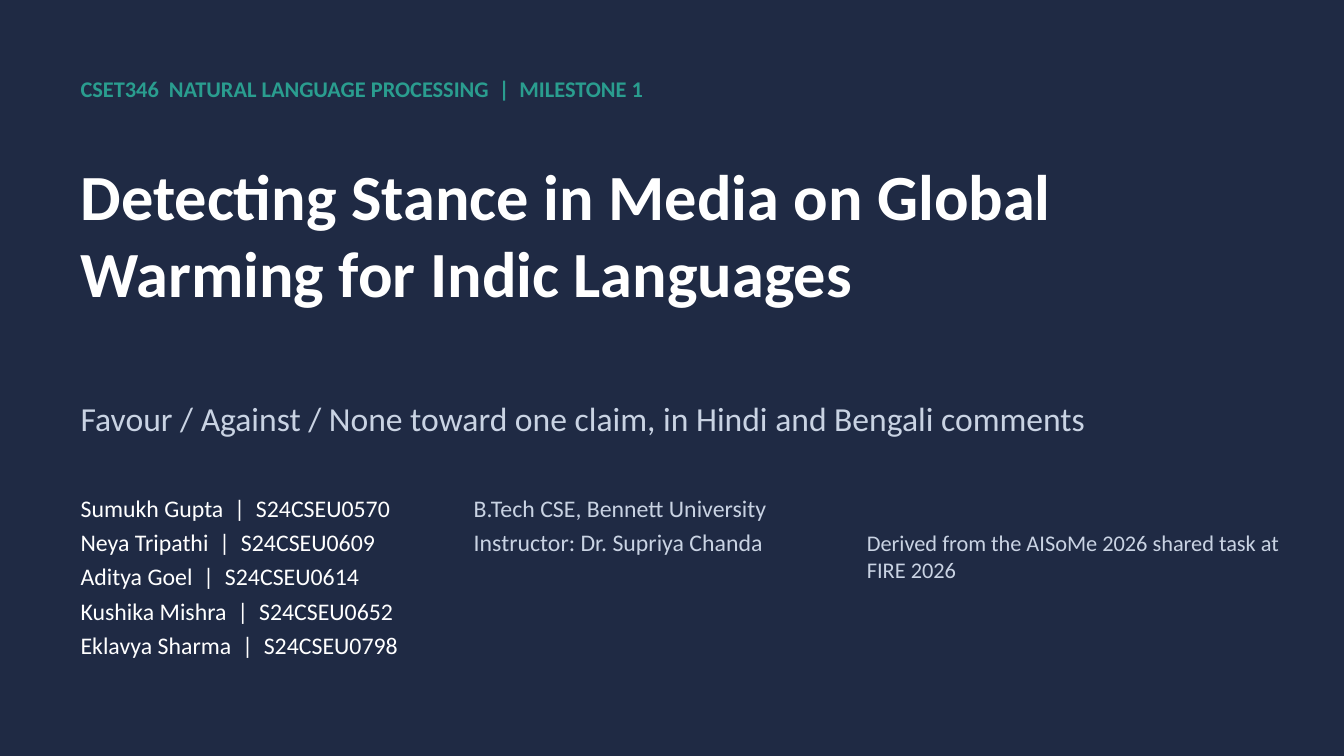
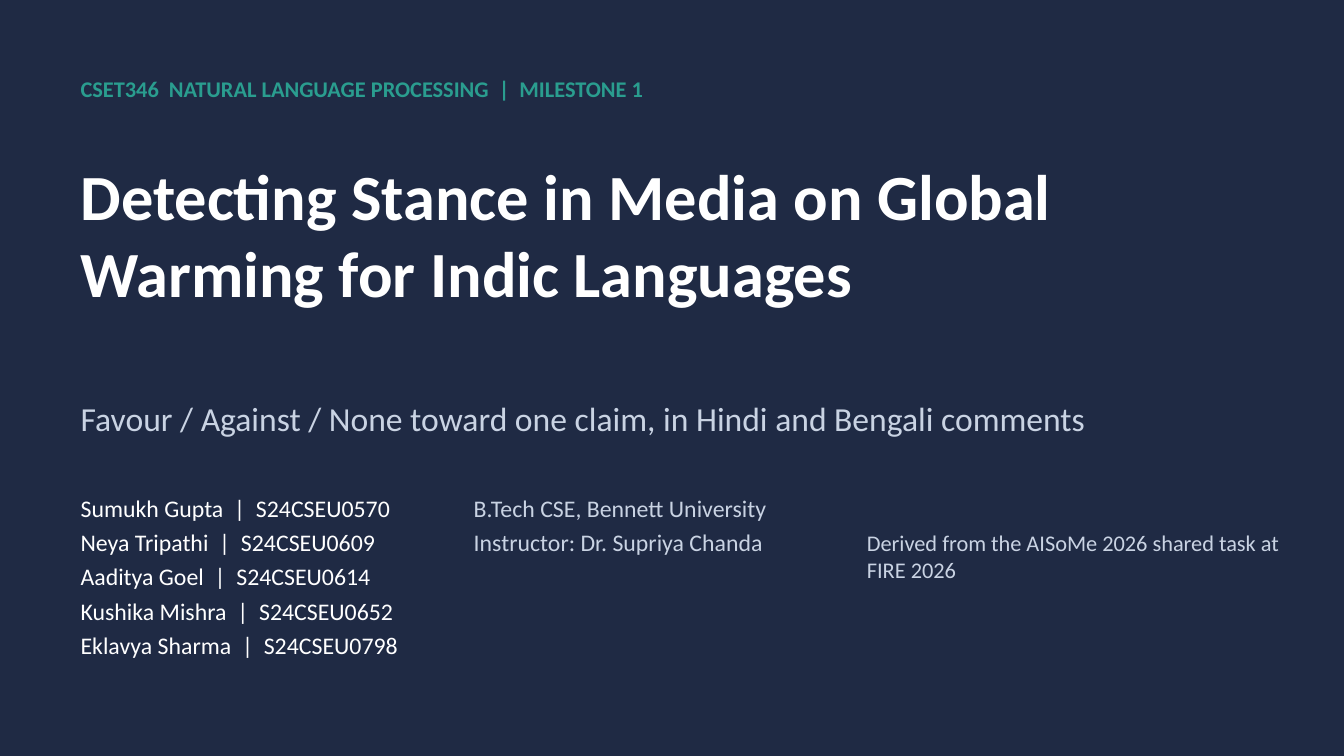
Before and after one commit to sumukh-dgaf/indic-climate-stance, a slide deck: slide 1 of outputs/Milestone1_Sumukh_S24CSEU0570.pptx. Drawn at 1344x756 pixels with LibreOffice and Linux fonts; fonts in the diff are those of the drawing. Boxes give left, top, right and bottom in pixels: in the first picture for what was removed or moved away, otherwise in the second. Text is boxed around its words. In the diff, an @@ line names an element or a change of style, - is before the commit and + after.

```diff
--- a/outputs/Milestone1_Sumukh_S24CSEU0570.pptx
+++ b/outputs/Milestone1_Sumukh_S24CSEU0570.pptx
@@ text at (81, 568, 370, 589): text changed @@
-Aditya Goel | S24CSEU0614
+Aaditya Goel | S24CSEU0614
```
Also in this commit, not shown: 9 other slides changed, 9 other files.
